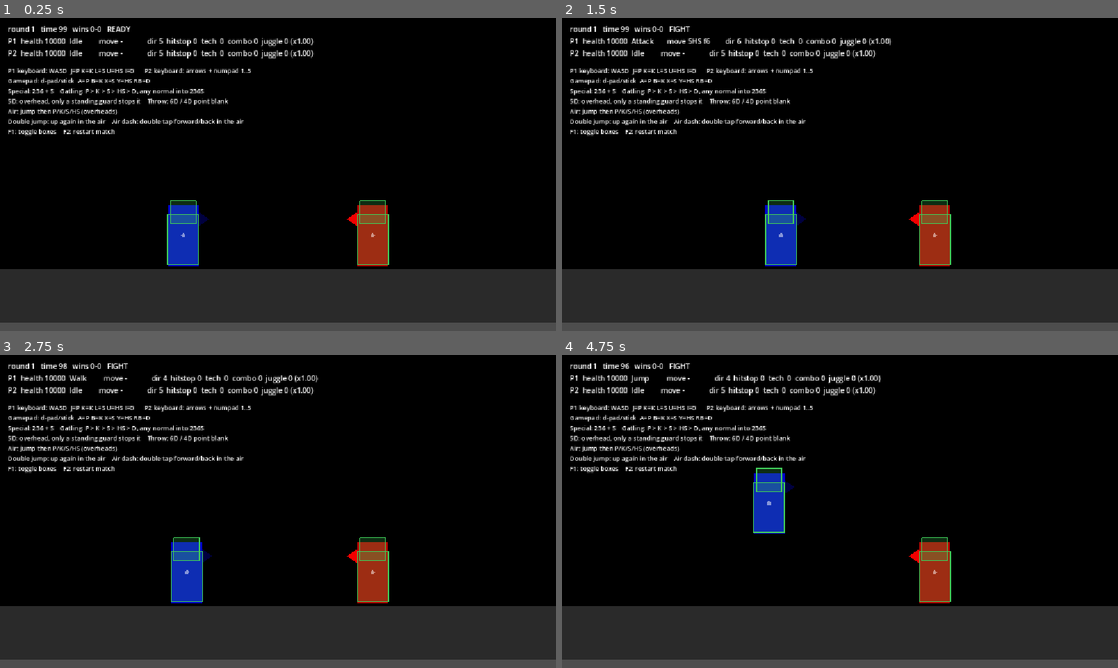
Above: before the commit, frames 1-4 (two rows, left to right).
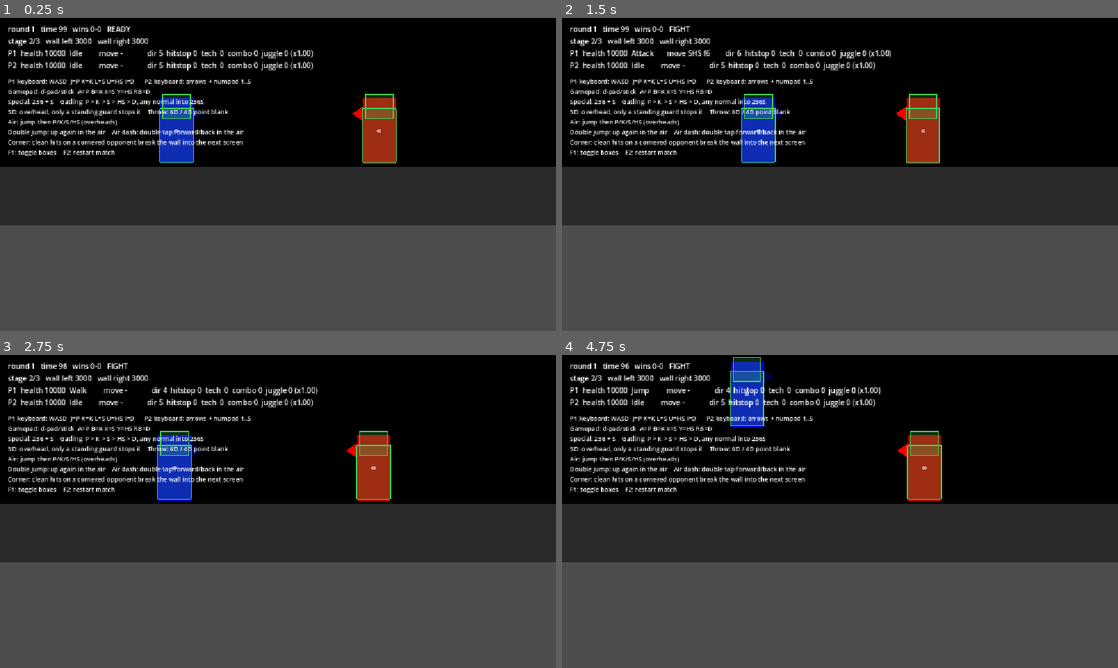
Above: after the commit, the same moments.

Repository: vitorrenansd/fightcore-godot
Game: Godot game, scene res://content/battle/training.tscn
The game is run twice, just before and just after one commit, with the same random seed, the same clock (stepped at 60 frames per second) and the same inputs.
Inputs:
- Up to frame 1 (0.25 s): no input
- Up to frame 2 (1.5 s): tap Enter at 0.5 s; hold D (p1_right) from 0.53 s (still down); tap I (p1_d) at 0.6 s; tap W (p1_up) at 0.77 s; tap U (p1_hs) at 1.35 s
- Up to frame 3 (2.75 s): tap W (p1_up) at 1.52 s; release D (p1_right) at 2.03 s; hold A (p1_left) from 2.03 s (still down); tap K (p1_k) at 2.1 s
- Up to frame 4 (4.75 s): release A (p1_left) at 2.78 s; hold D (p1_right) 2.78-4.28 s; tap J (p1_p) at 2.85 s; tap W (p1_up) at 3.02, 3.77, 4.52 s; tap L (p1_s) at 3.6 s; hold A (p1_left) from 4.28 s (still down); tap Down (p2_down) at 4.35 s

The runs differ from the first frame. In frame 1, 57% of the frame differs, in the area x 0-100%, y 6-98%; in frame 2, 58%; in frame 3, 58%; in frame 4, 58%, in the area x 0-100%, y 0-98%.

Commit message:
feat(content): build the placeholder stage from its section data

Diff:
--- a/content/battle/training.gd
+++ b/content/battle/training.gd
@@ -6,7 +6,7 @@
 ## Keyboard P2: arrows to move, numpad 1..5
 ## Gamepad:     d-pad or stick, A=P B=K X=S Y=HS RB=D
 ## D alone is the overhead; forward or back with D throws, and the grab box
-## draws purple.
+## draws purple. Clean hits on a cornered opponent wear the wall down.
 ## F1 toggles the box overlay, F2 restarts the match.
 
 const TEAM_COLORS: Array[Color] = [Color(0.0, 0.0, 1.0, 1.0), Color(1.0, 0.0, 0.0, 1.0)]
@@ -40,7 +40,7 @@
 
 
 func _physics_process(_delta: float) -> void:
-	var lines: PackedStringArray = [_describe_round()]
+	var lines: PackedStringArray = [_describe_round(), _describe_stage()]
 	for index in battle.fighters.size():
 		lines.append(_describe(battle.fighters[index], index))
 	readout.text = "\n".join(lines)
@@ -54,6 +54,18 @@
 		rounds.get_wins(0),
 		rounds.get_wins(1),
 		_phase_name(rounds.phase),
+	]
+
+
+func _describe_stage() -> String:
+	var bounds := battle.stage_bounds
+	if bounds == null:
+		return "stage -"
+	return "stage %d/%d   wall left %4d   wall right %4d" % [
+		bounds.data.get_section_label(bounds.current_section),
+		bounds.data.section_count,
+		bounds.get_wall_health(StageBounds.Side.LEFT),
+		bounds.get_wall_health(StageBounds.Side.RIGHT),
 	]
 
 
--- a/content/battle/training.tscn
+++ b/content/battle/training.tscn
@@ -6,6 +6,7 @@
 [ext_resource type="PackedScene" uid="uid://c3e4elfni34m2" path="res://content/fighters/training_dummy/fighter.tscn" id="4_fighter"]
 [ext_resource type="Script" uid="uid://b01ekckju0yqq" path="res://engine/debug/box_renderer.gd" id="5_boxes"]
 [ext_resource type="Script" uid="uid://c64vddd7152xs" path="res://engine/battle/round_manager.gd" id="6_rounds"]
+[ext_resource type="Script" path="res://engine/camera/fight_camera.gd" id="7_camera"]
 
 [node name="Training" type="Node2D" unique_id=165994213]
 script = ExtResource("1_training")
@@ -23,9 +24,8 @@
 [node name="DebugBoxes" type="Node2D" parent="." unique_id=1662939924]
 script = ExtResource("5_boxes")
 
-[node name="Camera2D" type="Camera2D" parent="." unique_id=1287664715]
-position = Vector2(0, 60)
-zoom = Vector2(1.4, 1.4)
+[node name="Camera" type="Camera2D" parent="." unique_id=1287664715]
+script = ExtResource("7_camera")
 
 [node name="HUD" type="CanvasLayer" parent="." unique_id=883443843]
 
@@ -33,22 +33,22 @@
 offset_left = 16.0
 offset_top = 12.0
 offset_right = 800.0
-offset_bottom = 96.0
+offset_bottom = 116.0
 theme_override_font_sizes/font_size = 15
 
 [node name="Banner" type="Label" parent="HUD" unique_id=1384735701]
 anchors_preset = 10
 anchor_right = 1.0
-offset_top = 150.0
-offset_bottom = 180.0
+offset_top = 210.0
+offset_bottom = 240.0
 theme_override_font_sizes/font_size = 22
 horizontal_alignment = 1
 
 [node name="Help" type="Label" parent="HUD" unique_id=987042637]
 offset_left = 16.0
-offset_top = 100.0
+offset_top = 122.0
 offset_right = 900.0
-offset_bottom = 172.0
+offset_bottom = 208.0
 theme_override_font_sizes/font_size = 13
 text = "P1 keyboard: WASD  J=P K=K L=S U=HS I=D      P2 keyboard: arrows + numpad 1..5
 Gamepad: d-pad/stick  A=P B=K X=S Y=HS RB=D
@@ -56,4 +56,5 @@
 5D: overhead, only a standing guard stops it    Throw: 6D / 4D point blank
 Air: jump then P/K/S/HS (overheads)
 Double jump: up again in the air    Air dash: double tap forward/back in the air
+Corner: clean hits on a cornered opponent break the wall into the next screen
 F1: toggle boxes    F2: restart match"
--- a/content/stages/empty_stage/stage.gd
+++ b/content/stages/empty_stage/stage.gd
@@ -1,11 +1,112 @@
-extends Node
+extends Node2D
+
+## Placeholder stage: builds its sections from `StageData` at runtime.
+##
+## There is no art yet, so a section is a rectangle with its number in the
+## middle and a bar at each edge for the wall. The two walls of the section
+## being fought in are drawn solid and drain as they take damage; the rest are
+## drawn faint, because they are scenery until the fight reaches them.
+##
+## Built in code and not authored as nodes because the section count is a number
+## in the data: a stage with five screens must not need five copies of anything.
+## Once there is art a section becomes a scene, and this script is what it
+## replaces.
+
+const BACKGROUND_COLOR := Color(0.0, 0.0, 0.0, 1.0)
+const FLOOR_COLOR := Color(0.16565639, 0.16565642, 0.16565639, 1.0)
+## Boundary between two sections, drawn behind everything so it reads as a seam
+## and not as an object in the fight.
+const SEAM_COLOR := Color(0.09, 0.09, 0.09, 1.0)
+const LABEL_COLOR := Color(0.32, 0.32, 0.32, 1.0)
+## A wall at full health and a wall about to go. The bar drains between them, so
+## the corner tells you how much it has left without a number.
+const WALL_FULL_COLOR := Color(0.55, 0.55, 0.6, 0.75)
+const WALL_EMPTY_COLOR := Color(0.85, 0.3, 0.3, 0.75)
+## Walls of a section nobody is fighting in.
+const WALL_IDLE_COLOR := Color(0.16, 0.16, 0.18, 1.0)
+
+@onready var bounds: StageBounds = $Bounds
+@onready var floor_body: StaticBody2D = $Floor
+@onready var floor_shape: CollisionShape2D = $Floor/CollisionShape2D
+
+@export_group("Layout")
+## Y of the floor surface. Everything else is measured from it, so moving the
+## ground moves the whole stage with it.
+@export var floor_top: float = 200.0
+@export var floor_thickness: float = 80.0
+## How far up the backdrop goes.
+@export var ceiling: float = -800.0
+
+@export_group("Placeholder art")
+@export var wall_height: float = 420.0
+@export var wall_width: float = 14.0
+@export var label_size: int = 48
+## How far above the floor the section number sits.
+@export var label_height: float = 300.0
 
 
-# Called when the node enters the scene tree for the first time.
 func _ready() -> void:
-	pass # Replace with function body.
+	_build_floor()
 
 
-# Called every frame. 'delta' is the elapsed time since the previous frame.
-func _process(delta: float) -> void:
-	pass
+## Redrawn every frame: the wall bars drain and refill while the fight runs, and
+## a placeholder is not worth a dirty flag.
+func _process(_delta: float) -> void:
+	queue_redraw()
+
+
+## One body under every section. The fighters find the ground by casting, so the
+## only thing that matters here is that it reaches from end to end.
+func _build_floor() -> void:
+	var data := bounds.data
+	var shape := RectangleShape2D.new()
+	shape.size = Vector2(data.get_total_width(), floor_thickness)
+	floor_shape.shape = shape
+	floor_body.position = Vector2(0.0, floor_top + floor_thickness * 0.5)
+
+
+func _draw() -> void:
+	var data := bounds.data
+	for index in data.section_count:
+		_draw_section(data, index)
+	_draw_wall(data, StageBounds.Side.LEFT)
+	_draw_wall(data, StageBounds.Side.RIGHT)
+
+
+func _draw_section(data: StageData, index: int) -> void:
+	var left := data.get_section_left(index)
+	var width := data.section_width
+	draw_rect(Rect2(left, ceiling, width, floor_top - ceiling), BACKGROUND_COLOR)
+	draw_rect(Rect2(left, floor_top, width, floor_thickness), FLOOR_COLOR)
+	draw_rect(Rect2(left, ceiling, 2.0, floor_top - ceiling), SEAM_COLOR)
+	# Every section's walls are drawn, faint, so the shape of the stage is
+	# visible from wherever the fight is. The live pair is painted over them.
+	_draw_wall_bar(left, WALL_IDLE_COLOR)
+	_draw_wall_bar(left + width, WALL_IDLE_COLOR)
+	_draw_label(data, index)
+
+
+func _draw_label(data: StageData, index: int) -> void:
+	var font := ThemeDB.fallback_font
+	var text := str(data.get_section_label(index))
+	draw_string(
+		font,
+		Vector2(data.get_section_left(index), floor_top - label_height),
+		text,
+		HORIZONTAL_ALIGNMENT_CENTER,
+		data.section_width,
+		label_size,
+		LABEL_COLOR
+	)
+
+
+func _draw_wall(data: StageData, side: int) -> void:
+	var x := bounds.get_left() if side == StageBounds.Side.LEFT else bounds.get_right()
+	var fraction := float(bounds.get_wall_health(side)) / maxf(data.wall_health, 1.0)
+	_draw_wall_bar(x, WALL_EMPTY_COLOR.lerp(WALL_FULL_COLOR, fraction))
+
+
+func _draw_wall_bar(x: float, color: Color) -> void:
+	draw_rect(
+		Rect2(x - wall_width * 0.5, floor_top - wall_height, wall_width, wall_height), color
+	)
--- a/content/stages/empty_stage/stage.tscn
+++ b/content/stages/empty_stage/stage.tscn
@@ -1,21 +1,22 @@
 [gd_scene format=3 uid="uid://dox58mpt3ju3y"]
 
+[ext_resource type="Script" path="res://content/stages/empty_stage/stage.gd" id="1_stage"]
+[ext_resource type="Script" path="res://engine/stage/stage_bounds.gd" id="2_bounds"]
+[ext_resource type="Resource" path="res://content/stages/empty_stage/stage_data.tres" id="3_data"]
+
 [sub_resource type="RectangleShape2D" id="RectangleShape2D_floor"]
-size = Vector2(4000, 80)
+size = Vector2(3840, 80)
 
-[node name="Stage" type="Node2D" unique_id=219759945]
+[node name="Stage" type="Node2D"]
+script = ExtResource("1_stage")
 
-[node name="Background" type="Polygon2D" parent="." unique_id=362997970]
-color = Color(0, 0, 0, 1)
-polygon = PackedVector2Array(-2000, -800, 2000, -800, 2000, 200, -2000, 200)
+[node name="Bounds" type="Node" parent="."]
+script = ExtResource("2_bounds")
+data = ExtResource("3_data")
 
-[node name="Floor" type="StaticBody2D" parent="." unique_id=2029547127]
+[node name="Floor" type="StaticBody2D" parent="."]
 position = Vector2(0, 240)
 collision_mask = 0
 
-[node name="CollisionShape2D" type="CollisionShape2D" parent="Floor" unique_id=296206039]
+[node name="CollisionShape2D" type="CollisionShape2D" parent="Floor"]
 shape = SubResource("RectangleShape2D_floor")
-
-[node name="Surface" type="Polygon2D" parent="Floor" unique_id=1878072253]
-color = Color(0.16565639, 0.16565642, 0.16565639, 1)
-polygon = PackedVector2Array(-2000, -40, 2000, -40, 2000, 40, -2000, 40)
--- /dev/null
+++ b/content/stages/empty_stage/stage_data.tres
@@ -0,0 +1,15 @@
+[gd_resource type="Resource" script_class="StageData" format=3]
+
+[ext_resource type="Script" path="res://engine/stage/stage_data.gd" id="1_data"]
+
+[resource]
+script = ExtResource("1_data")
+section_count = 3
+section_width = 1280.0
+start_section = -1
+wall_health = 3000
+wall_regen_delay = 40
+wall_regen_per_frame = 50
+wall_break_damage = 800
+wall_break_entry = 200.0
+wall_break_separation = 280.0
